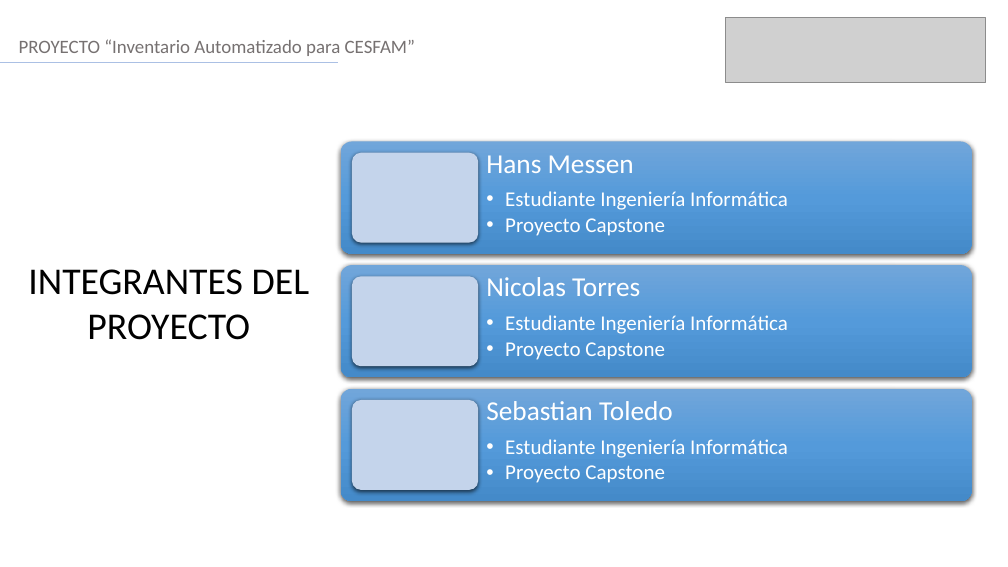
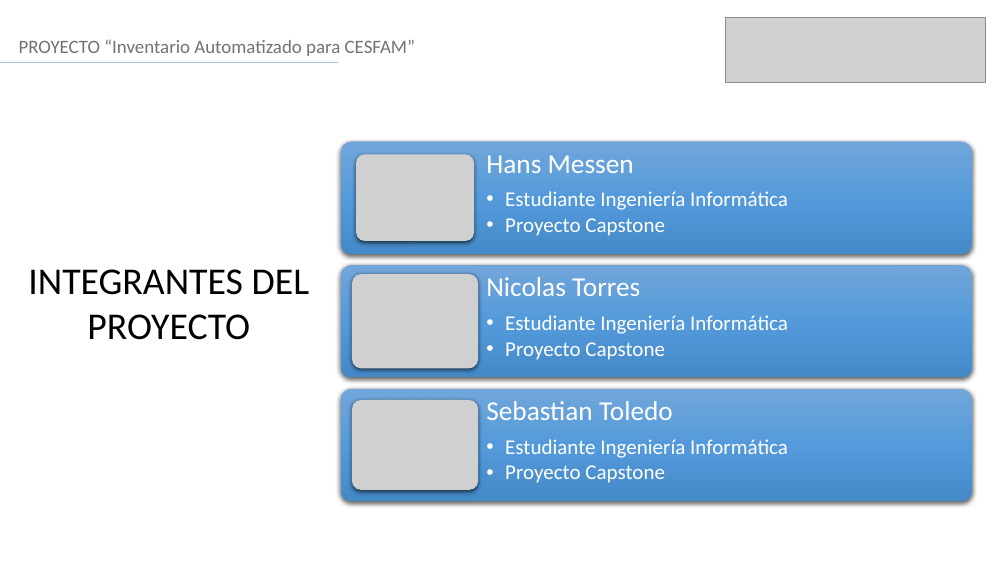
Before and after one commit to Handrix0081/InventarioAutomatizado, a slide deck: slide 2 of Fase 3/Evidencias Grupales/Presentación final (1.0).pptx. Drawn at 1008x567 pixels with LibreOffice and Linux fonts; fonts in the diff are those of the drawing; grey boxes stand for pictures. Boxes give left, top, right and bottom in pixels: in the first picture for what was removed or moved away, otherwise in the second. Text is boxed around its words. In the diff, an @@ line names an element or a change of style, - is before the commit and + after.

Commit message:
Add files via upload
se agrego fotos

```diff
--- a/Fase 3/Evidencias Grupales/Presentación final (1.0).pptx
+++ b/Fase 3/Evidencias Grupales/Presentación final (1.0).pptx
@@ rounded rectangle removed at [352, 153, 479, 243] @@
@@ picture added at [356, 154, 474, 241] @@
@@ rounded rectangle removed at [352, 277, 479, 367] @@
@@ picture added at [352, 274, 479, 368] @@
@@ rounded rectangle removed at [352, 400, 479, 490] @@
@@ picture added at [352, 400, 479, 490] @@
```
